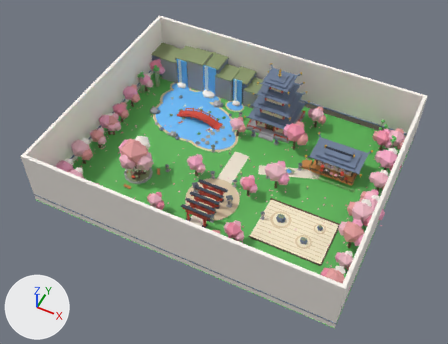
Before and after pictures for a commit that changed the FBX model assets/cat-cafe/exports/CatCafe_Cherry_Set.fbx.
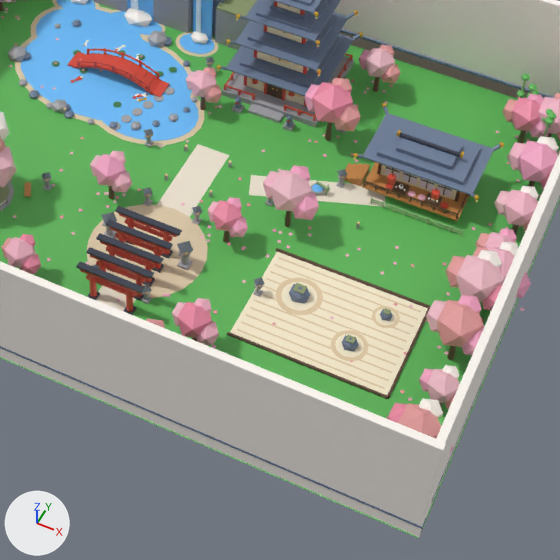
There are two pictures of each version: one whole from a 50 mm camera at (0.888, -1.874, 2.29) aimed at (0.006, -0.11, 0.085), one close up on the part from 33% to 89% of the width and 25% to 98% of the height. The axes (+X, +Y, +Z) are drawn at lower left. The lights are the same throughout. The last two pictures show the newer version. Where no turn or scale is listed for an object, it has been applied to the vertices.

Names of what the first close-up shows: 'CatCafe_Cherry_Set', 'CatCafe_Cherry_Set_001_Wall_Barrier', 'CatCafe_Cherry_Set_002_Lights_Glow', 'CatCafe_Cherry_Set_003_Pond_Water', 'CatCafe_Cherry_Set_004_Petals_Decor', 'CatCafe_Cherry_Set_005_Waterfall_Water'.
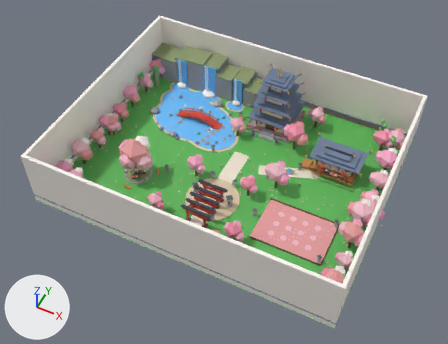
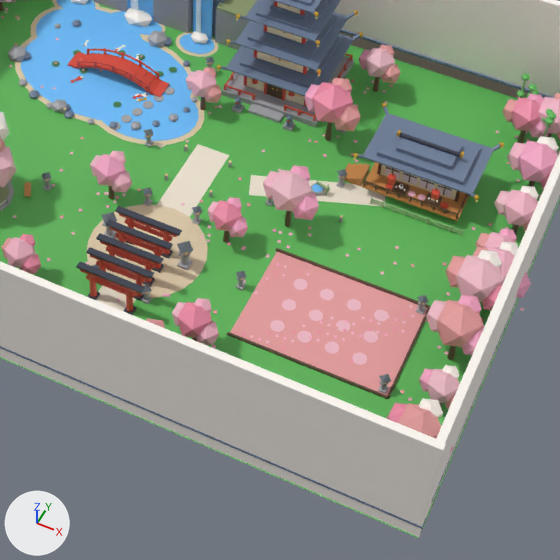
What differs and where, as boxes (x1, y1, x2, y2) in the close-ups (560 x 560 px; the box of a moved part takes in the faces that stretch with it):
part 1 of me_catcafe_cherry_set, added: after (270, 320, 285, 332)
part 2 of me_catcafe_cherry_set, added: after (297, 331, 312, 343)
part 3 of me_catcafe_cherry_set, added: after (309, 310, 323, 321)
part 4 of me_catcafe_cherry_set, added: after (347, 299, 361, 311)
part 5 of me_catcafe_cherry_set, moved or reshaped: before (345, 335, 356, 344); after (378, 384, 389, 394)
part 6 of me_catcafe_cherry_set, moved or reshaped: before (383, 308, 391, 315); after (380, 381, 389, 386)
part 7 of me_catcafe_cherry_set, moved or reshaped: before (253, 289, 263, 297); after (236, 282, 246, 290)
part 8 of me_catcafe_cherry_set, moved or reshaped: before (256, 288, 261, 294); after (239, 281, 243, 287)
part 9 of me_catcafe_cherry_set, moved or reshaped: before (253, 277, 265, 286); after (236, 271, 247, 279)
part 10 of me_catcafe_cherry_set, deleted: before (293, 283, 307, 294)
part 11 of me_catcafe_cherry_set, moved or reshaped: before (20, 77, 526, 389); after (20, 77, 526, 390)
part 12 of me_catcafe_cherry_set, surface changed (beige to pink): (230, 252, 428, 395) in both

Diff of the bpy script that builds the scene:
```diff
--- a/assets/cat-cafe/exports/CatCafe_Cherry_Set.fbx.py
+++ b/assets/cat-cafe/exports/CatCafe_Cherry_Set.fbx.py
@@ me_catcafe_cherry_set @@
 # used by ob_catcafe_cherry_set; location = (0.0, 0.0, 0.0)
-me_catcafe_cherry_set.from_pydata(...)  # 11474 vertices, 11157 faces; spans x -0.75..0.77, y -0.6..0.6, z -0.01..0.36
+me_catcafe_cherry_set.from_pydata(...)  # 11486 vertices, 11121 faces; spans x -0.75..0.77, y -0.6..0.6, z -0.01..0.36
+# me_catcafe_cherry_set part 1: a new loose piece, a 12-sided cylinder along z spanning x 0.315..0.345, y -0.295..-0.265, z 0.0015..0.0018, in mat_catcafe_palette
+# me_catcafe_cherry_set part 2: a new loose piece, a 12-sided cylinder along z spanning x 0.375..0.405, y -0.295..-0.265, z 0.0015..0.0018, in mat_catcafe_palette
+# me_catcafe_cherry_set part 3: a new loose piece, a 12-sided cylinder along z spanning x 0.375..0.405, y -0.235..-0.205, z 0.0015..0.0018, in mat_catcafe_palette
+# me_catcafe_cherry_set part 4: a new loose piece, a 12-sided cylinder along z spanning x 0.435..0.465, y -0.175..-0.145, z 0.0015..0.0018, in mat_catcafe_palette
+# me_catcafe_cherry_set part 5: the loose piece of 8 vertices spanning x 0.47..0.49, y -0.27..-0.25, z 0.02 is moved by (0.1, -0.07, -0.02)
+# me_catcafe_cherry_set part 6: the loose piece of 8 vertices spanning x 0.51..0.53, y -0.17..-0.15, z 0.02 is moved by (0.06, -0.17, 0.01)
+# me_catcafe_cherry_set part 7: the loose piece of 8 vertices spanning x 0.25..0.27, y -0.23..-0.21, z 0.0 is moved by (-0.04, 0.0, 0.0)
+# me_catcafe_cherry_set part 8: the loose piece of 8 vertices spanning x 0.26, y -0.22, z 0.0..0.03 is moved by (-0.04, 0.0, 0.0)
+# me_catcafe_cherry_set part 9: the loose piece of 8 vertices spanning x 0.25..0.27, y -0.23..-0.21, z 0.04..0.05 is moved by (-0.04, 0.0, 0.0)
+# me_catcafe_cherry_set part 10: the loose piece of 8 vertices spanning x 0.33..0.35, y -0.2..-0.18, z 0.03 is deleted
+# me_catcafe_cherry_set part 11: 108 vertices moved within x -0.2..0.7, y -0.51..0.46, z 0.0..0.14; 261 vertices removed from x 0.26..0.58, y -0.33..-0.11, z -0.01..0.03; 169 vertices added at x 0.32..0.59, y -0.34..-0.1, z 0.0..0.05
+# me_catcafe_cherry_set part 12: 11 kept faces spanning x 0.25..0.59, y -0.34..-0.1, z 0.0 get new texture (UV) coordinates
+# other edits to the shape of me_catcafe_cherry_set do not show in these pictures
 me_catcafe_cherry_set.materials.append(mat_catcafe_palette)
```
